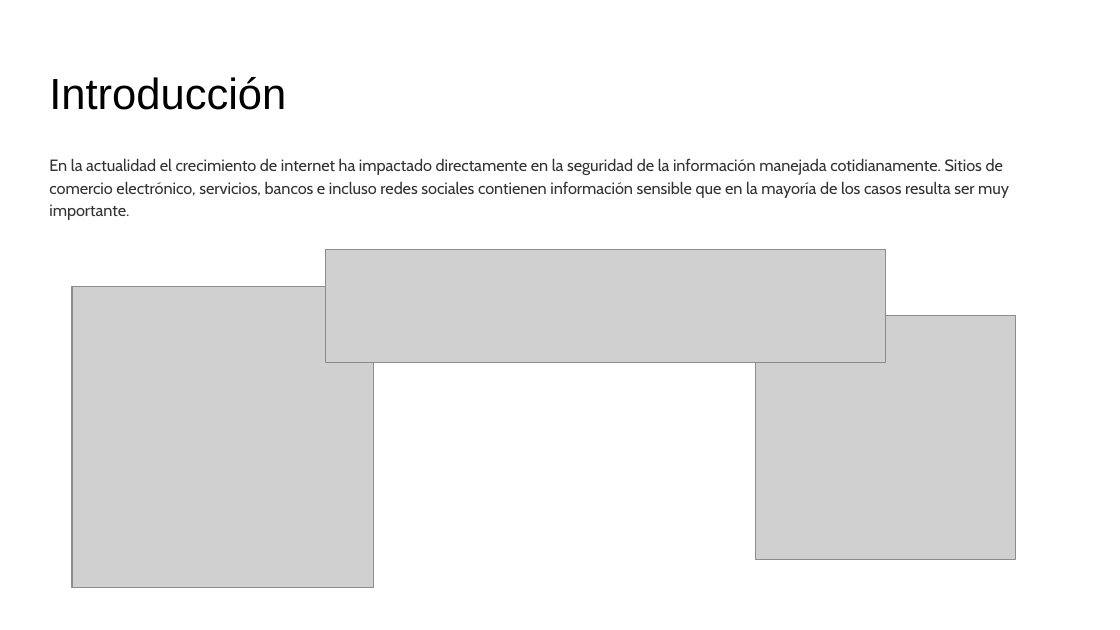
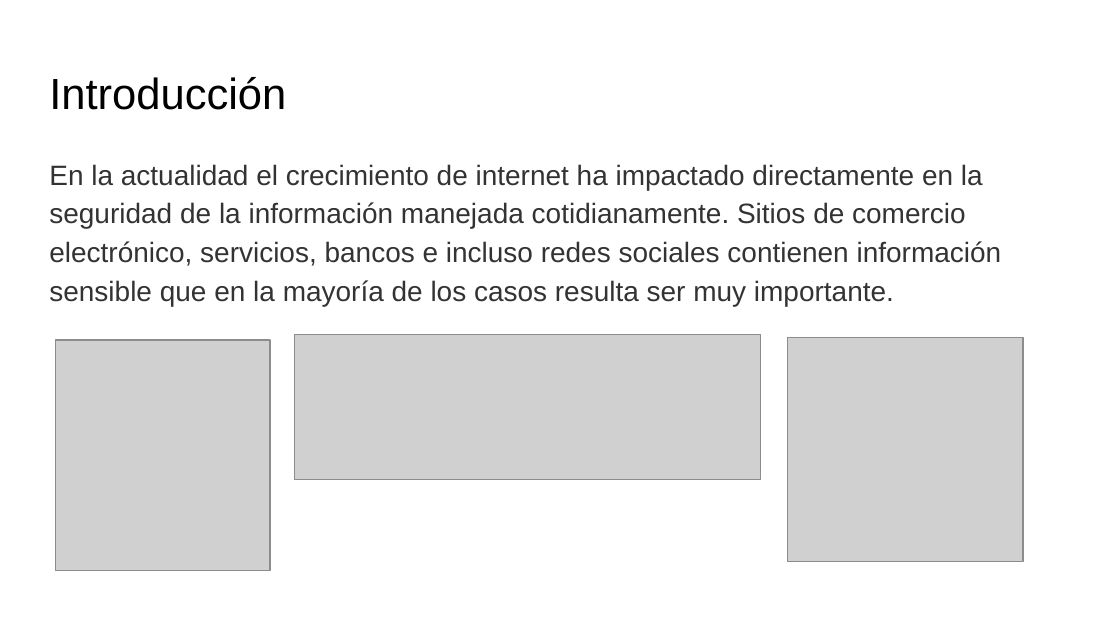
Before and after one commit to AshWilliams/Seguridad.Net, a slide deck: slide 2 of Seguridad_de_aplicaciones_web.pptx. Drawn at 1120x630 pixels with LibreOffice and Linux fonts; fonts in the diff are those of the drawing; grey boxes stand for pictures. Boxes give left, top, right and bottom in pixels: in the first picture for what was removed or moved away, otherwise in the second. Text is boxed around its words. In the diff, an @@ line names an element or a change of style, - is before the commit and + after.

```diff
--- a/Seguridad_de_aplicaciones_web.pptx
+++ b/Seguridad_de_aplicaciones_web.pptx
@@ text "En la actualidad el crecimiento ..." at box(49, 164, 1002, 306): size 10.5 to 18 pt, font Cabin to Arial @@
@@ picture removed at box(325, 250, 885, 363) @@
@@ picture: place and size @@
-picture at box(72, 287, 373, 588)
+picture at box(55, 340, 270, 571)
@@ picture added at box(295, 335, 762, 479) @@
@@ picture: place and size @@
-picture at box(755, 315, 1015, 559)
+picture at box(788, 337, 1024, 561)
```
Also in this commit, not shown: 5 other slides changed, 10 slides added, 16 slides removed, 2 other files.
